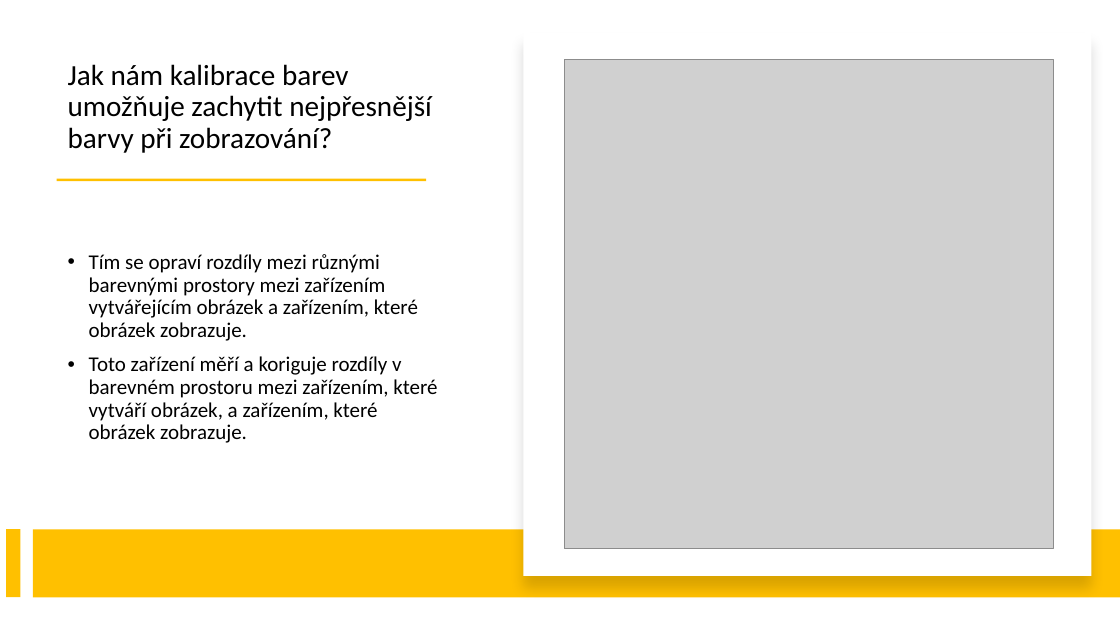
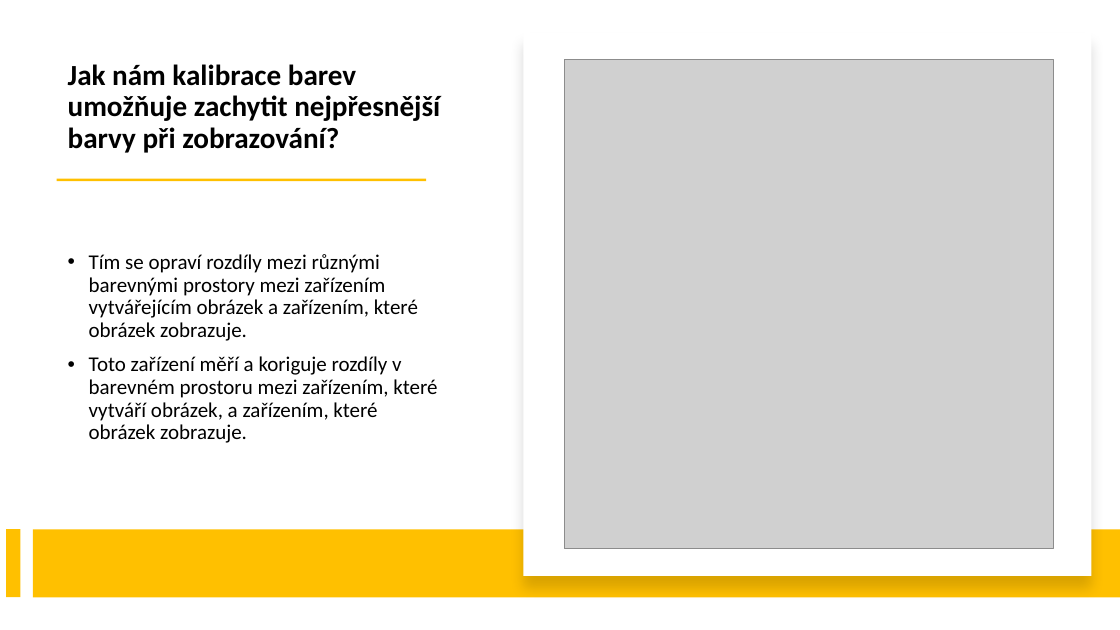
Before and after one commit to ibabayev7/barva, a slide deck: slide 19 of Presentation for IT.pptx (slide 16 before the commit). Drawn at 1120x630 pixels with LibreOffice and Linux fonts; fonts in the diff are those of the drawing; grey boxes stand for pictures. Boxes give left, top, right and bottom in pixels: in the first picture for what was removed or moved away, otherwise in the second. Text is boxed around its words. In the diff, an @@ line names an element or a change of style, - is before the commit and + after.

```diff
--- a/Presentation for IT.pptx
+++ b/Presentation for IT.pptx
@@ title "Jak nám kalibrace barev umožňuje ..." at bbox=[68, 64, 440, 153]: bold on @@
```
Also in this commit, not shown: 7 other slides changed, 3 slides added.
